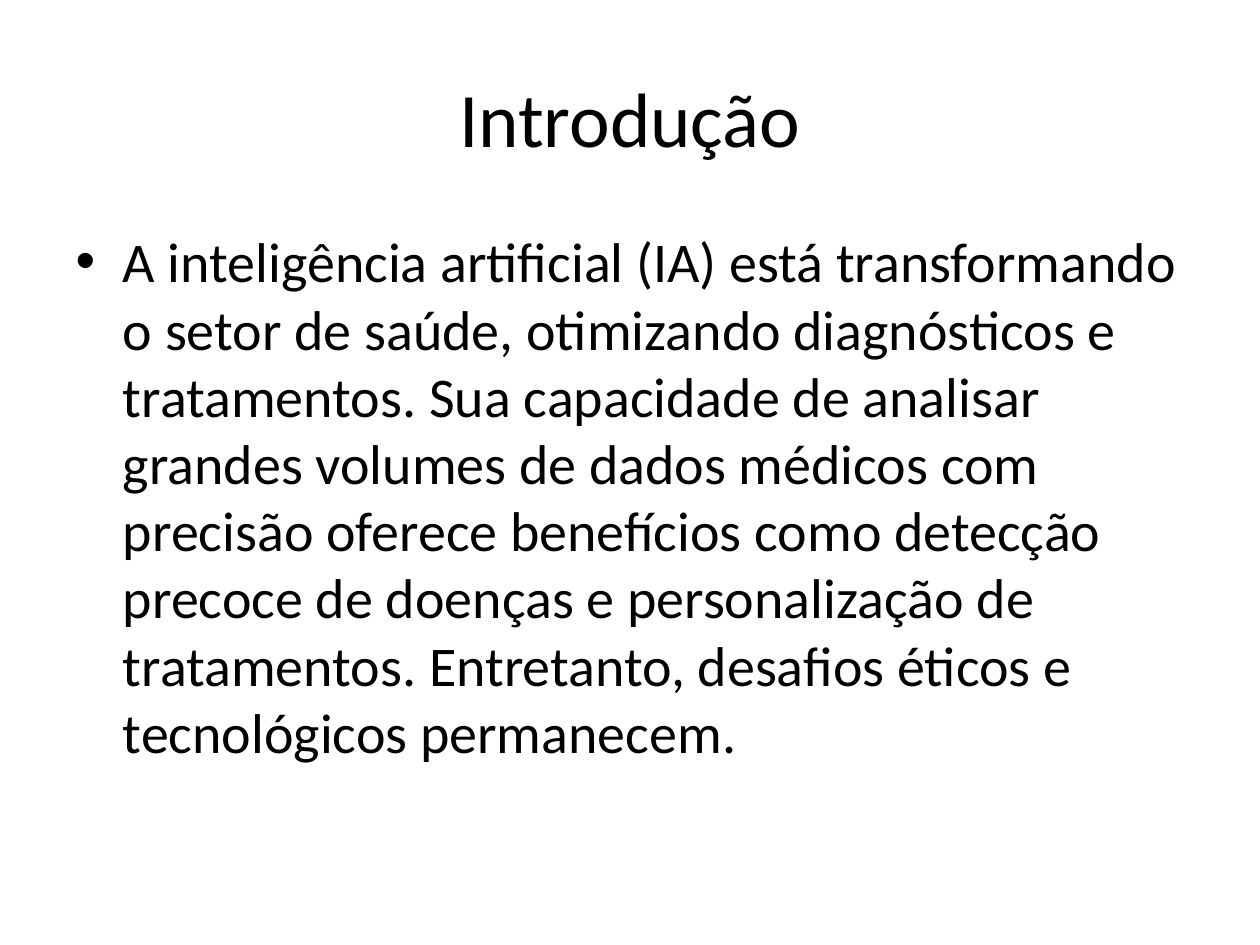
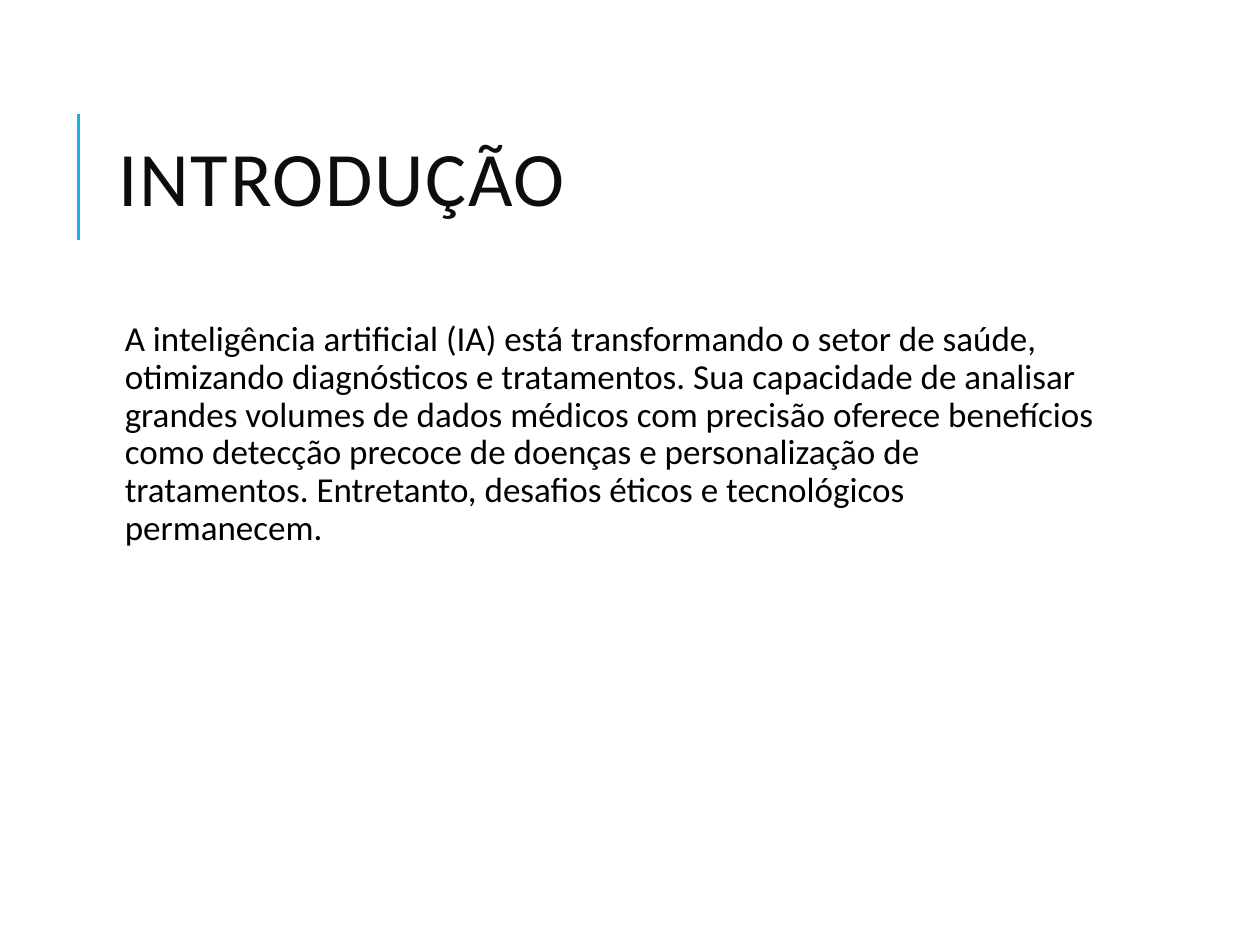
Before and after one commit to RACIMON/tcc, a slide deck: slide 2 of Inteligencia_Artificial_Diagnostico_Medico.pptx. Drawn at 1260x945 pixels with LibreOffice and Linux fonts; fonts in the diff are those of the drawing. Boxes give left, top, right and bottom in pixels: in the first picture for what was removed or moved away, otherwise in the second. Text is boxed around its words. In the diff, an @@ line names an element or a change of style, - is before the commit and + after.

```diff
--- a/Inteligencia_Artificial_Diagnostico_Medico.pptx
+++ b/Inteligencia_Artificial_Diagnostico_Medico.pptx
@@ line added from (78, 239) to (78, 113), #1CADE4 1.5 pt @@
@@ title at (118, 144, 564, 219): text changed; text colour #000000 to #0D0D0D @@
-Introdução
+INTRODUÇÃO
@@ text "A inteligência artificial (IA) está ...": place and size @@
-text "A inteligência artificial (IA) está ..." at (123, 241, 1176, 763)
+text "A inteligência artificial (IA) está ..." at (125, 325, 1093, 546)
@@ text "A inteligência artificial (IA) está ..." at (125, 325, 1093, 546): size 32 to 20 pt; bullet • to  ; line spacing 1 to 0.9; more space between paragraphs @@
```
Also in this commit, not shown: 6 other slides changed, 1 slide added.
